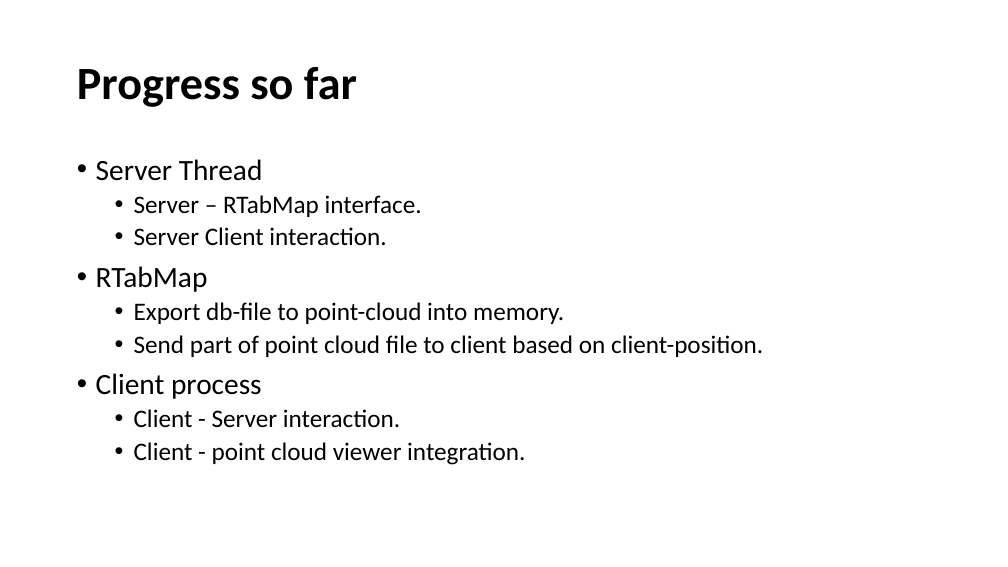
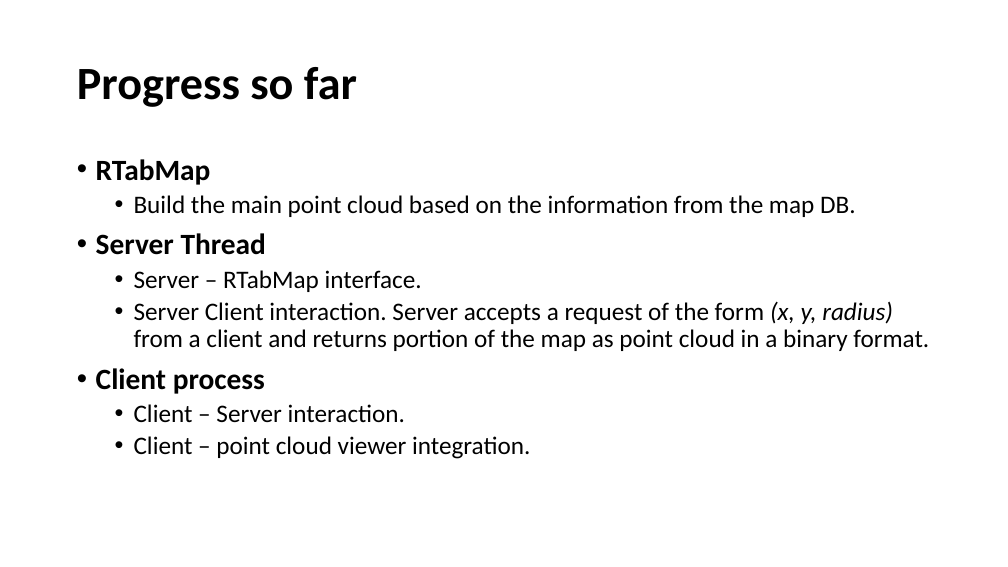
Before and after one commit to venkatsvpr/StorageService, a slide deck: slide 10 of presentation/midSem_Presentation_StorageServices.pptx (slide 9 before the commit). Drawn at 1008x567 pixels with LibreOffice and Linux fonts; fonts in the diff are those of the drawing. Boxes give left, top, right and bottom in pixels: in the first picture for what was removed or moved away, otherwise in the second. Text is boxed around its words. In the diff, an @@ line names an element or a change of style, - is before the commit and + after.

```diff
--- a/presentation/midSem_Presentation_StorageServices.pptx
+++ b/presentation/midSem_Presentation_StorageServices.pptx
@@ text at <box>96,159,856,217</box>: paragraphs added @@
+• RTabMap
+  • Build the main point cloud based on the information from the map DB.
@@ text at <box>96,233,266,394</box>: bold on in "Server Thread", "Client process" @@
@@ text at <box>134,301,929,351</box>: text changed @@
-  • Server Client interaction.
-• RTabMap
-  • Export db-file to point-cloud into memory.
-  • Send part of point cloud file to client based on client-position.
+  • Server Client interaction. Server accepts a request of the form (x, y, radius) from a client and returns portion of the map as point cloud in a binary format.
@@ text at <box>134,404,530,459</box>: text changed @@
-  • Client - Server interaction.
-  • Client - point cloud viewer integration.
+  • Client – Server interaction.
+  • Client – point cloud viewer integration.
```
Also in this commit, not shown: 5 other slides changed, 1 slide added.
